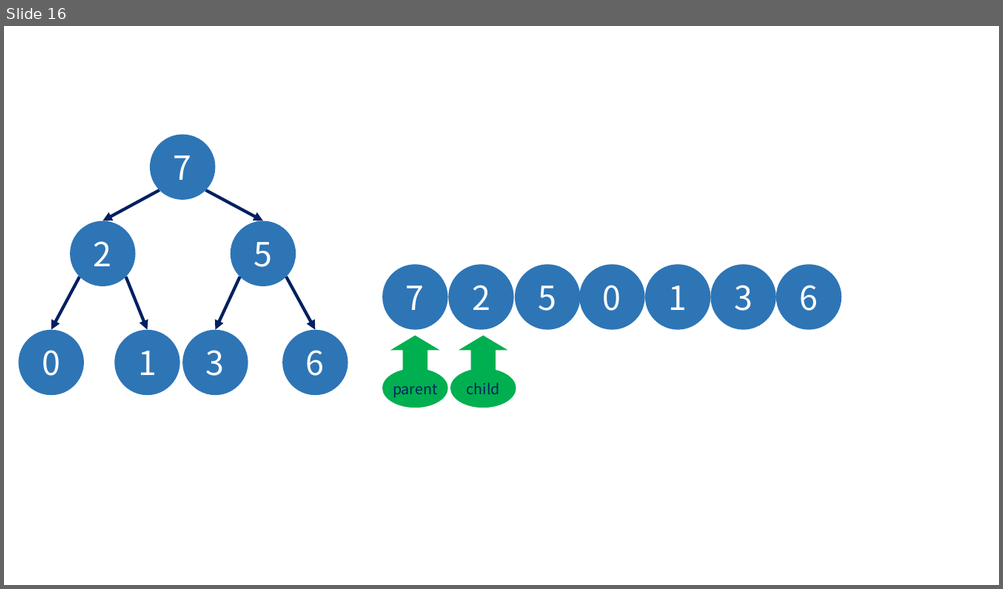
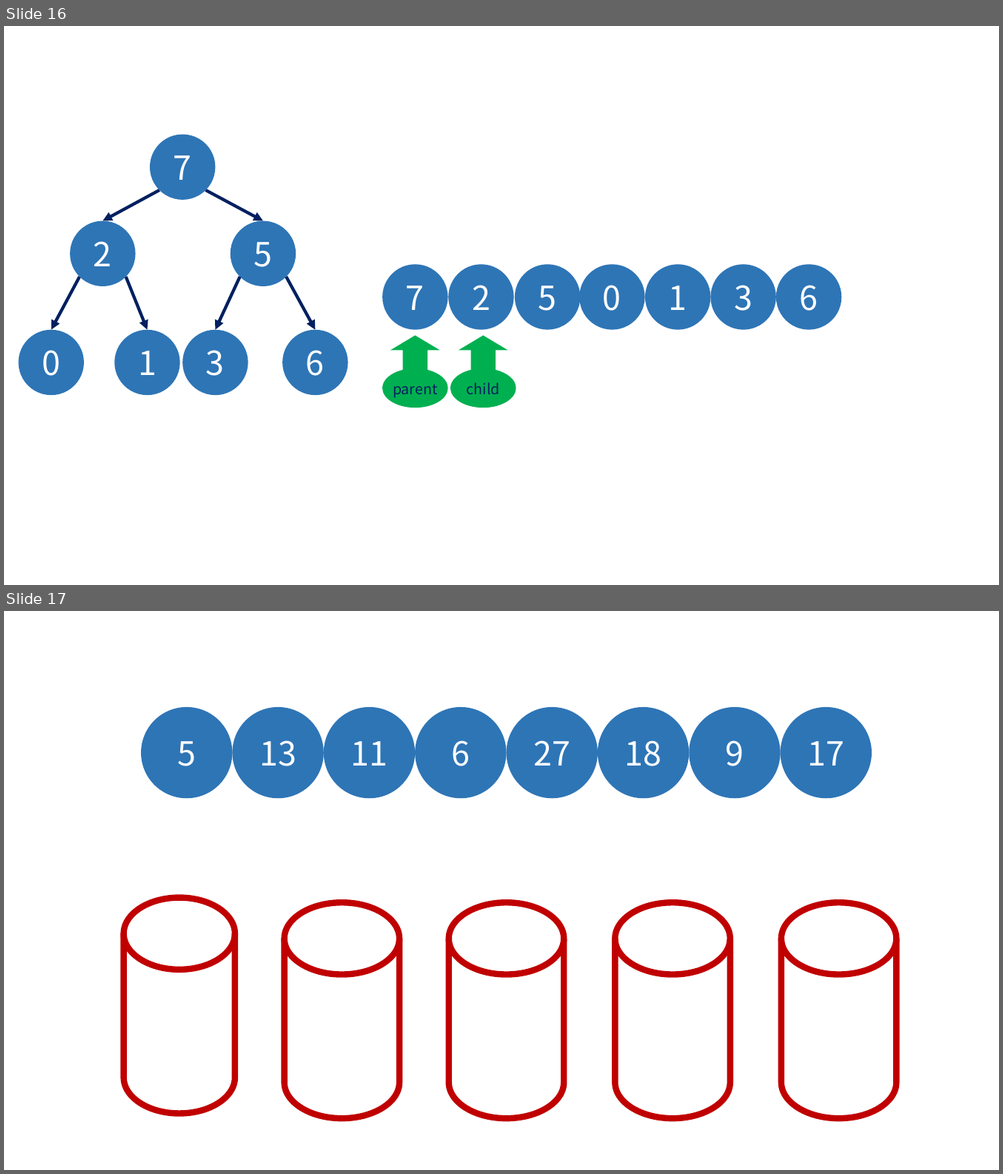
Before and after one commit to grayondream/algorithm-forth, a slide deck: ppt/sort.pptx. Shown one above the other, each under a label of ours: slide 16 before the commit, slides 16 and 17 after it. The pictures are 1003x589 and 1003x1174 pixels, drawn with LibreOffice and Linux fonts; fonts in the diff are those of the drawing. Boxes give left, top, right and bottom in pixels: in the first picture for what was removed or moved away, otherwise in the second. Text is boxed around its words. In the diff, an @@ line names an element or a change of style, - is before the commit and + after.

```diff
--- a/ppt/sort.pptx
+++ b/ppt/sort.pptx
@@ slide 17 added at (x1=4, y1=611, x2=999, y2=1170), background #FFFFFF @@
@@ ellipse added at (x1=142, y1=707, x2=233, y2=798), fill #2E75B6, 32 pt, text #FFFFFF @@
+5
@@ ellipse added at (x1=233, y1=707, x2=324, y2=798), fill #2E75B6, 32 pt, text #FFFFFF @@
+13
@@ ellipse added at (x1=324, y1=707, x2=415, y2=798), fill #2E75B6, 32 pt, text #FFFFFF @@
+11
@@ ellipse added at (x1=415, y1=707, x2=506, y2=798), fill #2E75B6, 32 pt, text #FFFFFF @@
+6
@@ ellipse added at (x1=506, y1=707, x2=597, y2=798), fill #2E75B6, 32 pt, text #FFFFFF @@
+27
@@ ellipse added at (x1=598, y1=707, x2=689, y2=798), fill #2E75B6, 32 pt, text #FFFFFF @@
+18
@@ ellipse added at (x1=689, y1=707, x2=780, y2=798), fill #2E75B6, 32 pt, text #FFFFFF @@
+9
@@ ellipse added at (x1=780, y1=707, x2=871, y2=798), fill #2E75B6, 32 pt, text #FFFFFF @@
+17
@@ cylinder added at (x1=123, y1=897, x2=235, y2=1114), outline #C00000 6 pt @@
@@ cylinder added at (x1=284, y1=903, x2=399, y2=1119), outline #C00000 6 pt @@
@@ cylinder added at (x1=449, y1=903, x2=563, y2=1119), outline #C00000 6 pt @@
@@ cylinder added at (x1=615, y1=903, x2=730, y2=1119), outline #C00000 6 pt @@
@@ cylinder added at (x1=782, y1=903, x2=896, y2=1119), outline #C00000 6 pt @@
```
Also in this commit, not shown: 2 other slides added, 3 other files.
